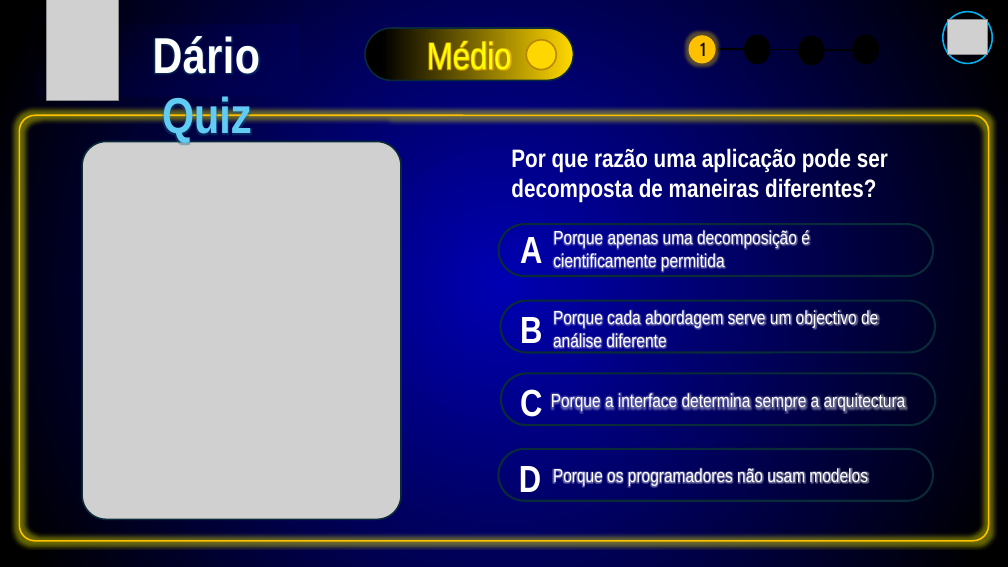
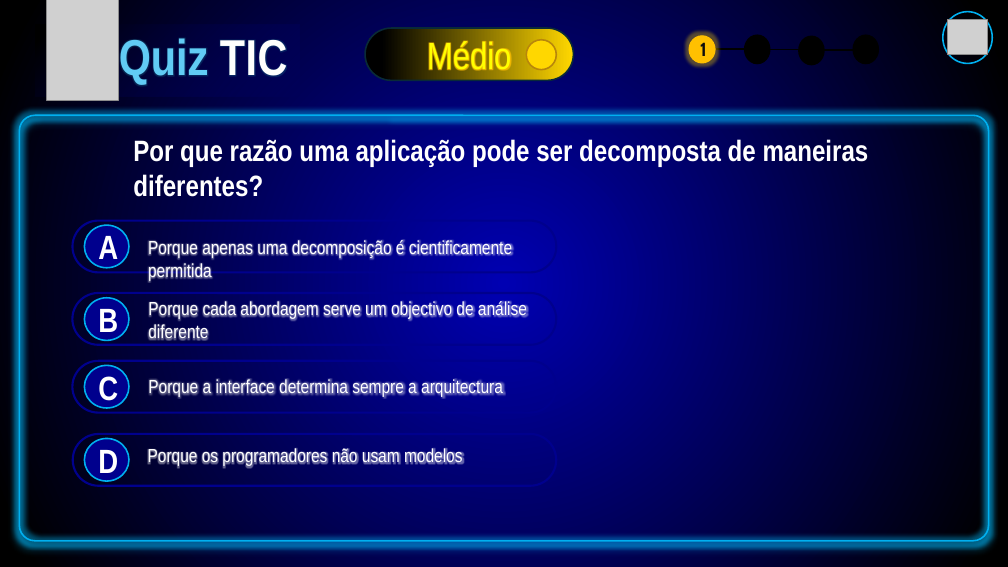
Before and after one commit to Alexandre-Andre-301/Trabalhos-de-TIC, a slide deck: slide 2 of Quiz PowerPoint/Quiz_NivelMedio_Elieser.pptx. Drawn at 1008x567 pixels with LibreOffice and Linux fonts; fonts in the diff are those of the drawing; grey boxes stand for pictures. Boxes give left, top, right and bottom in pixels: in the first picture for what was removed or moved away, otherwise in the second. Text is boxed around its words. In the diff, an @@ line names an element or a change of style, - is before the commit and + after.

```diff
--- a/Quiz PowerPoint/Quiz_NivelMedio_Elieser.pptx
+++ b/Quiz PowerPoint/Quiz_NivelMedio_Elieser.pptx
@@ text at (119, 38, 287, 85): text changed; text colour #FEFEFE to gradient #0F9ED5 to #61CBF4 to #CAEEFB @@
-Dário Quiz
+Quiz TIC
@@ rounded rectangle at (20, 116, 989, 541): outline #FFC000 1.5 pt to #00B0F0 1.5 pt; shadow on @@
@@ picture removed at (82, 141, 402, 520) @@
@@ text "Por que razão uma aplicação ...": place and size @@
-text "Por que razão uma aplicação ..." at (511, 148, 888, 203)
+text "Por que razão uma aplicação ..." at (133, 139, 869, 197)
@@ text "Por que razão uma aplicação ..." at (133, 139, 869, 197): size 24 to 28 pt @@
@@ rounded rectangle: place and size @@
-rounded rectangle at (498, 225, 933, 277)
+rounded rectangle at (73, 221, 557, 273)
@@ ellipse "A": place and size @@
-ellipse "A" at (507, 228, 546, 270)
+ellipse "A" at (85, 225, 129, 268)
@@ text "Porque apenas uma decomposição é ..." rewrapped from (553, 229, 810, 271) to (148, 239, 512, 281) @@
@@ rounded rectangle: place and size @@
-rounded rectangle at (501, 301, 935, 353)
+rounded rectangle at (73, 293, 557, 346)
@@ ellipse "B": place and size @@
-ellipse "B" at (507, 307, 546, 349)
+ellipse "B" at (85, 298, 129, 340)
@@ text "Porque cada abordagem serve um ..." rewrapped from (553, 309, 878, 351) to (148, 300, 527, 342) @@
@@ rounded rectangle: place and size @@
-rounded rectangle at (501, 374, 936, 426)
+rounded rectangle at (73, 361, 557, 413)
@@ ellipse "C": place and size @@
-ellipse "C" at (507, 380, 546, 422)
+ellipse "C" at (85, 365, 129, 408)
@@ text "Porque a interface determina sempre ...": place and size @@
-text "Porque a interface determina sempre ..." at (551, 392, 906, 411)
+text "Porque a interface determina sempre ..." at (148, 378, 503, 397)
@@ outline #092A39 2 pt to #00008D 2 pt in 4 elements at (73, 221, 557, 273), (73, 293, 557, 346), (73, 361, 557, 413), (73, 434, 557, 486) @@
@@ rounded rectangle: place and size @@
-rounded rectangle at (498, 449, 933, 501)
+rounded rectangle at (73, 434, 557, 486)
@@ size 36 to 32 pt; fill none to #00008D; outline none to #00B0F0 1.5 pt in 4 elements at (85, 225, 129, 268), (85, 298, 129, 340), (85, 365, 129, 408), (85, 439, 129, 481) @@
@@ ellipse "D": place and size @@
-ellipse "D" at (506, 457, 544, 498)
+ellipse "D" at (85, 439, 129, 481)
@@ text "Porque os programadores não usam ...": place and size @@
-text "Porque os programadores não usam ..." at (553, 467, 868, 486)
+text "Porque os programadores não usam ..." at (148, 447, 463, 466)
```
Also in this commit, not shown: 1 other slide changed, 12 slides added.
